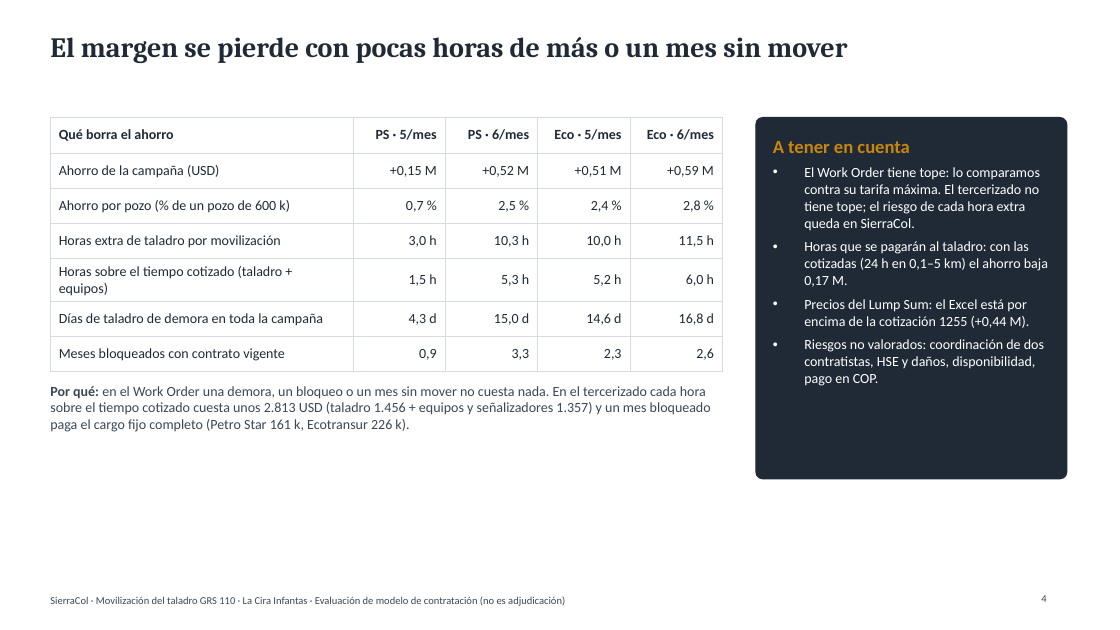
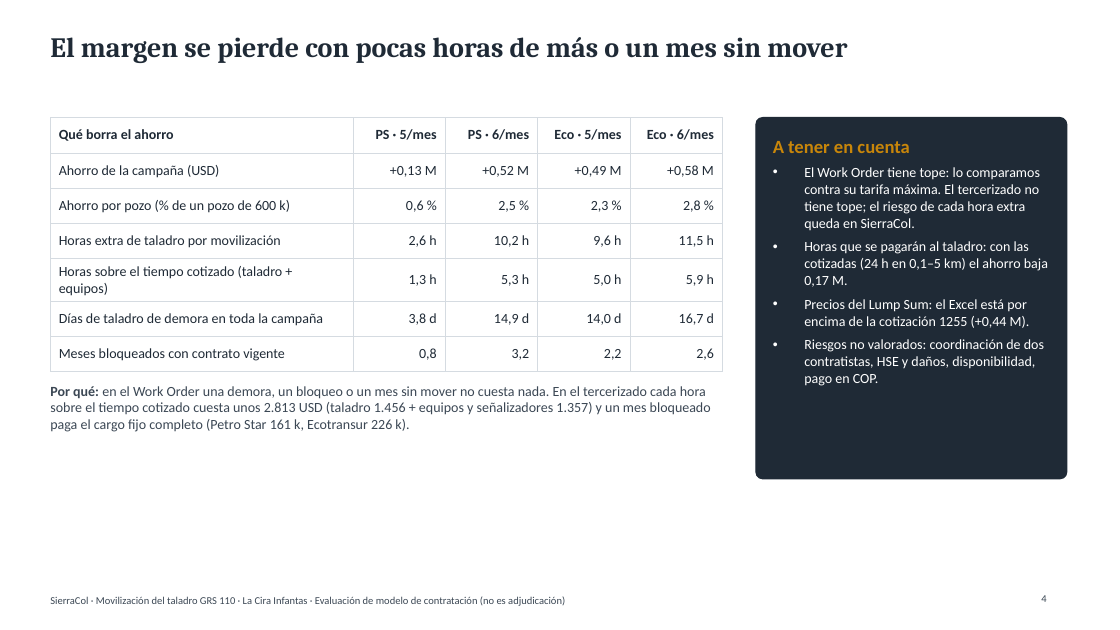
Before and after one commit to Elivl87/chatgpt-skills, a slide deck: slide 4 of movilizacion/entregables/Presentacion_Movilizacion_GRS110.pptx. Drawn at 1120x630 pixels with LibreOffice and Linux fonts; fonts in the diff are those of the drawing. Boxes give left, top, right and bottom in pixels: in the first picture for what was removed or moved away, otherwise in the second. Text is boxed around its words. In the diff, an @@ line names an element or a change of style, - is before the commit and + after.

```diff
--- a/movilizacion/entregables/Presentacion_Movilizacion_GRS110.pptx
+++ b/movilizacion/entregables/Presentacion_Movilizacion_GRS110.pptx
@@ table at (x1=50, y1=118, x2=723, y2=365) @@
-row 2: Ahorro de la campaña (USD) | +0,15 M | +0,52 M | +0,51 M | +0,59 M
+row 2: Ahorro de la campaña (USD) | +0,13 M | +0,52 M | +0,49 M | +0,58 M
-row 3, column 2: 0,7 %
+row 3, column 2: 0,6 %
-row 3, column 4: 2,4 %
+row 3, column 4: 2,3 %
-row 4: Horas extra de taladro por movilización | 3,0 h | 10,3 h | 10,0 h | 11,5 h
+row 4: Horas extra de taladro por movilización | 2,6 h | 10,2 h | 9,6 h | 11,5 h
-row 5: Horas sobre el tiempo cotizado (taladro + equipos) | 1,5 h | 5,3 h | 5,2 h | 6,0 h
+row 5: Horas sobre el tiempo cotizado (taladro + equipos) | 1,3 h | 5,3 h | 5,0 h | 5,9 h
-row 6: Días de taladro de demora en toda la campaña | 4,3 d | 15,0 d | 14,6 d | 16,8 d
+row 6: Días de taladro de demora en toda la campaña | 3,8 d | 14,9 d | 14,0 d | 16,7 d
-row 7: Meses bloqueados con contrato vigente | 0,9 | 3,3 | 2,3 | 2,6
+row 7: Meses bloqueados con contrato vigente | 0,8 | 3,2 | 2,2 | 2,6
```
Also in this commit, not shown: 2 other slides changed, 6 other files.
